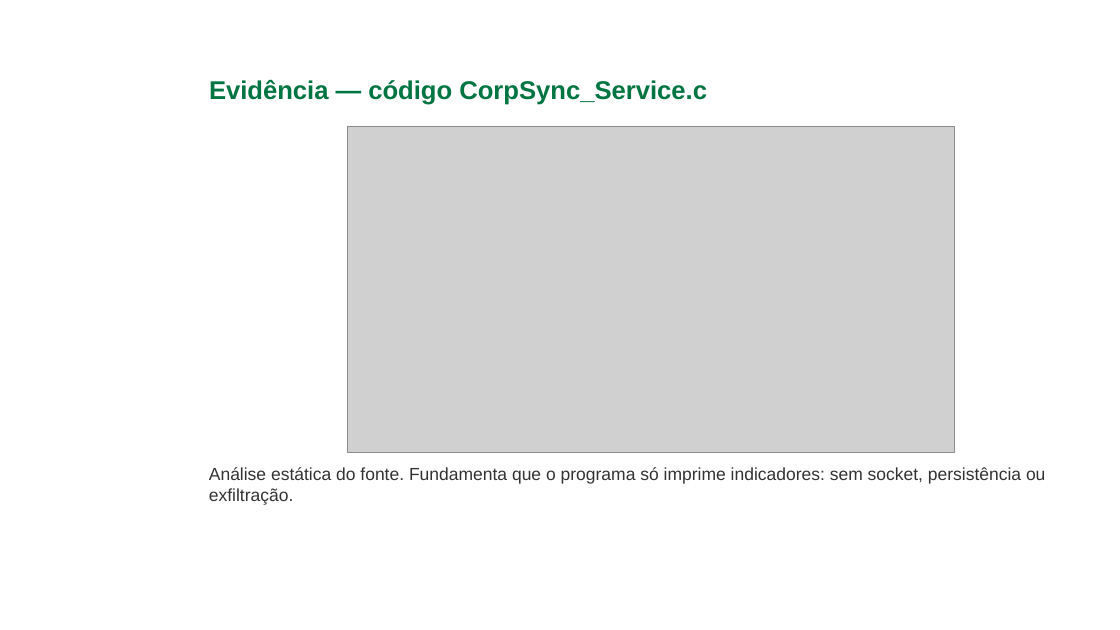
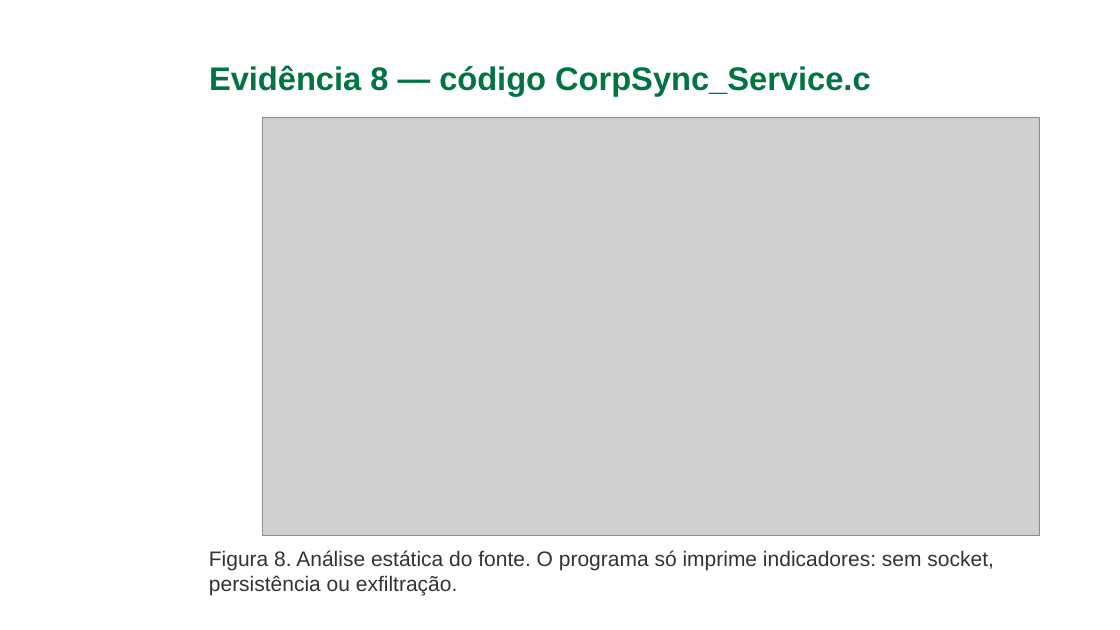
Before and after one commit to gabriellucasalves/Nexus-interprise, a slide deck: slide 24 of docs/caso-techcorp/Nexus_Apresentacao_Caso_TechCorp_Ajustada_Final.pptx (slide 10 before the commit). Drawn at 1120x630 pixels with LibreOffice and Linux fonts; fonts in the diff are those of the drawing; grey boxes stand for pictures; background and template pictures are left out. Boxes give left, top, right and bottom in pixels: in the first picture for what was removed or moved away, otherwise in the second. Text is boxed around its words. In the diff, an @@ line names an element or a change of style, - is before the commit and + after.

```diff
--- a/docs/caso-techcorp/Nexus_Apresentacao_Caso_TechCorp_Ajustada_Final.pptx
+++ b/docs/caso-techcorp/Nexus_Apresentacao_Caso_TechCorp_Ajustada_Final.pptx
@@ title at [209,65,871,96]: text changed; size 22 to 28 pt @@
-Evidência — código CorpSync_Service.c
+Evidência 8 — código CorpSync_Service.c
@@ picture: place and size @@
-picture at [348,127,954,453]
+picture at [262,118,1040,536]
@@ text at [209,550,993,595]: text changed; size 15 to 18 pt @@
-Análise estática do fonte. Fundamenta que o programa só imprime indicadores: sem socket, persistência ou exfiltração.
+Figura 8. Análise estática do fonte. O programa só imprime indicadores: sem socket, persistência ou exfiltração.
```
Also in this commit, not shown: 27 other slides changed, 13 slides added, 2 slides removed, 1 other file.
